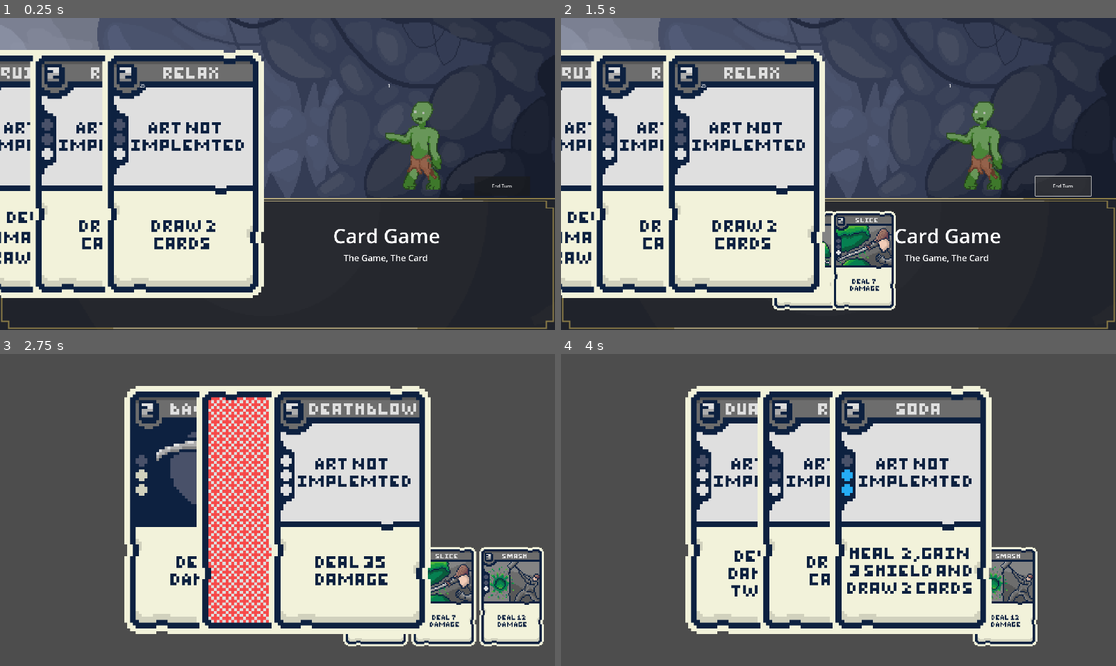
Above: before the commit, frames 1-4 (two rows, left to right).
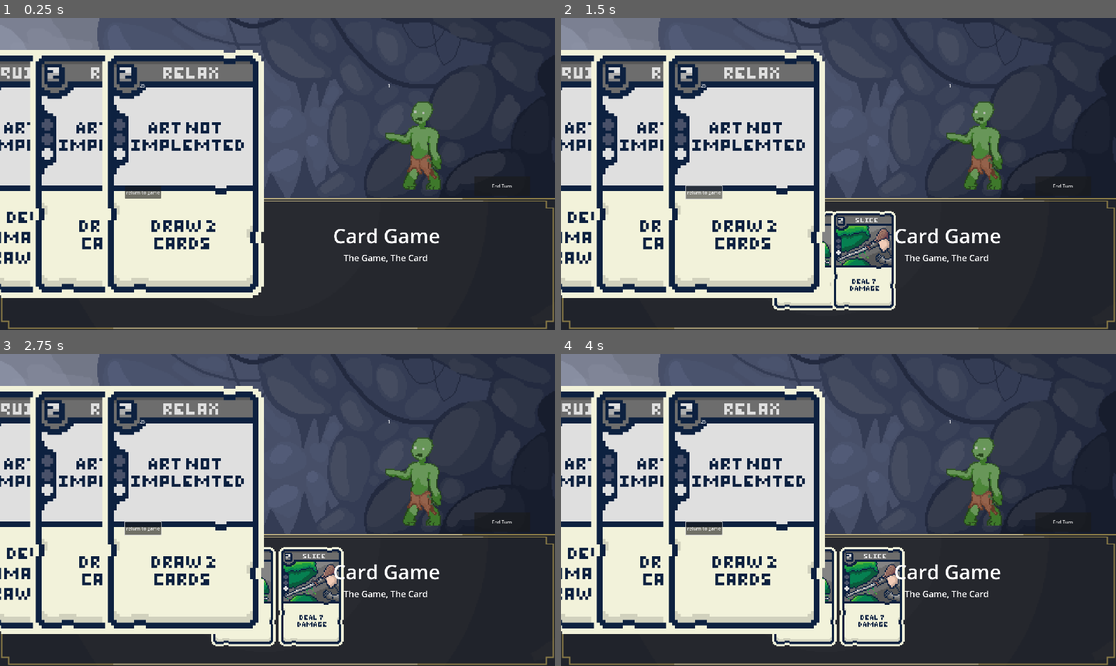
Above: after the commit, the same moments.

Repository: Fredeblok0912/Card_game
Game: Godot game, scene res://main_scene.tscn
Two runs of this game, one before a commit and one after it. Both use one fixed random seed, a clock stepped at 60 frames per second and the inputs below. This scene is started directly instead of the project's main scene.
Inputs (mouse positions are in pixels of both pictures, inside the frame that each line leads up to):
- Up to frame 1 (0.25 s): no input
- Up to frame 2 (1.5 s): click "End Turn" at 0.5 s; click "End Turn" (after the commit: "return to game") at 1.25 s
- Up to frame 3 (2.75 s): move the mouse to (199, 597) at 2.02 s; hold Up (ui_up) from 2.03 s (still down); click (199, 597) at 2.17 s
- Up to frame 4 (4 s): move the mouse to (938, 597) at 2.77 s; click (938, 597) at 2.92 s; move the mouse to (971, 597) at 3.52 s; release Up (ui_up) at 3.53 s; hold Down (ui_down) from 3.53 s (still down); click (971, 597) at 3.67 s

The runs differ from the first frame. In frame 1, 0.2% of the frame differs, in the area x 22-30%, y 55-58%; in frame 2, 0.4%; in frame 3, 84%, in the area x 0-100%, y 0-100%; in frame 4, 79%.

Commit message:
Update shop.tscn

Diff:
--- a/shop.tscn
+++ b/shop.tscn
@@ -8,3 +8,10 @@
 [node name="Cards" type="Node2D" parent="."]
 
 [node name="Camera2D" type="Camera2D" parent="Cards"]
+
+[node name="Button" type="Button" parent="."]
+offset_left = 48.0
+offset_top = 41.0
+offset_right = 144.0
+offset_bottom = 86.0
+text = "return to game"
